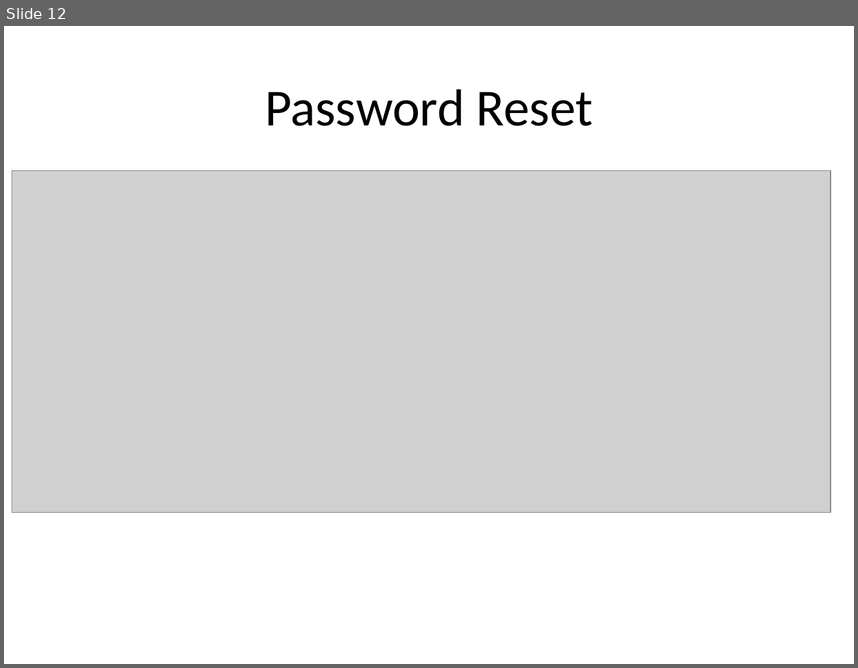
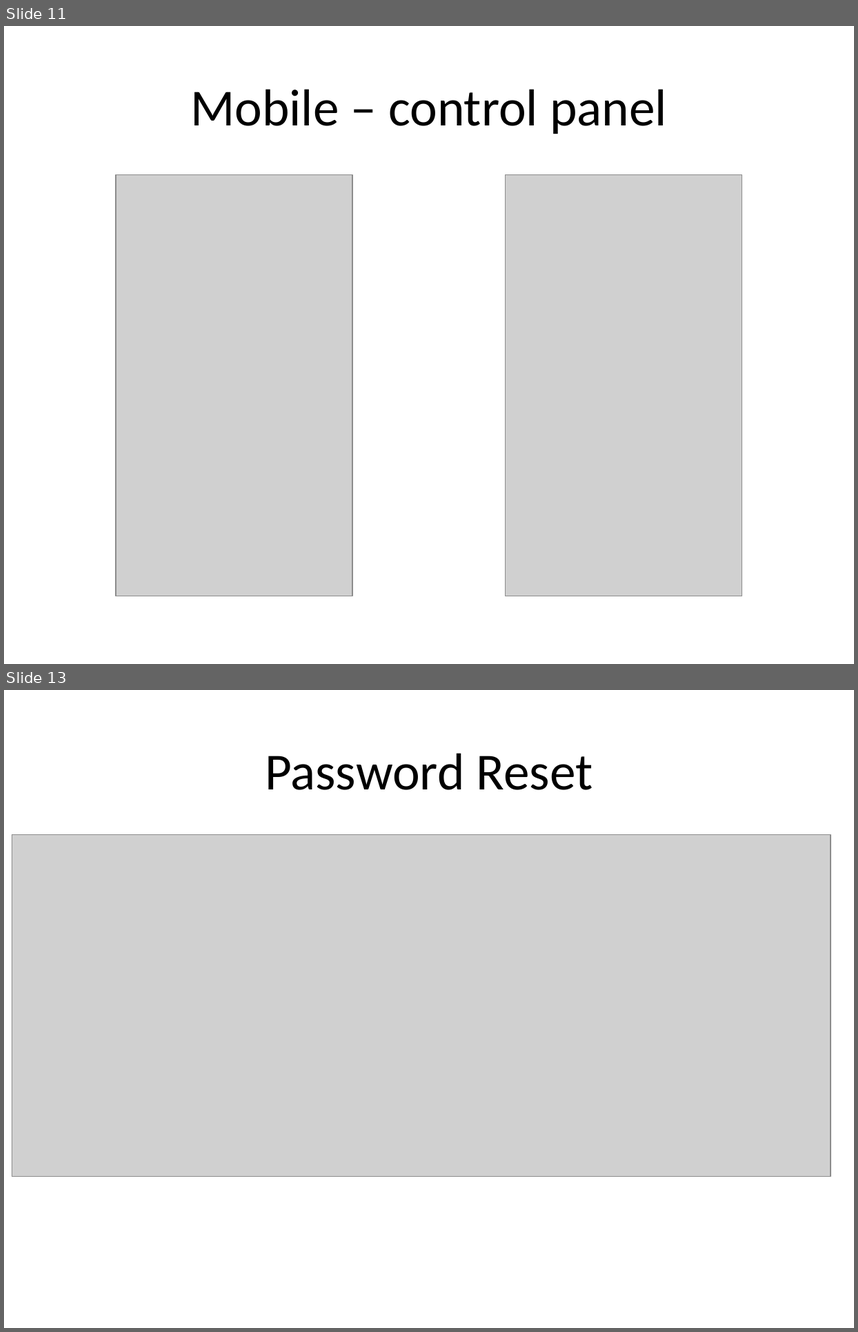
Before and after one commit to saztronaut/pace_phri, a slide deck: PACE-UP Next-Steps Web App.pptx. Shown one above the other, each under a label of ours: slide 12 before the commit, slides 11 and 13 after it; the slides between them are not shown. The pictures are 858x668 and 858x1332 pixels, drawn with LibreOffice and Linux fonts; fonts in the diff are those of the drawing; grey boxes stand for pictures. Boxes give left, top, right and bottom in pixels: in the first picture for what was removed or moved away, otherwise in the second. Text is boxed around its words. In the diff, an @@ line names an element or a change of style, - is before the commit and + after.

```diff
--- a/PACE-UP Next-Steps Web App.pptx
+++ b/PACE-UP Next-Steps Web App.pptx
@@ slide 11 added at (4, 26, 854, 664), background #FFFFFF @@
@@ title added at (190, 89, 667, 134), 44 pt, text #000000 @@
+Mobile – control panel
@@ picture added at (116, 175, 352, 595) @@
@@ picture added at (506, 175, 742, 595) @@
@@ what was slide 12 is now slide 13 @@
```
Also in this commit, not shown: 1 other slide added, 1 slide removed.
